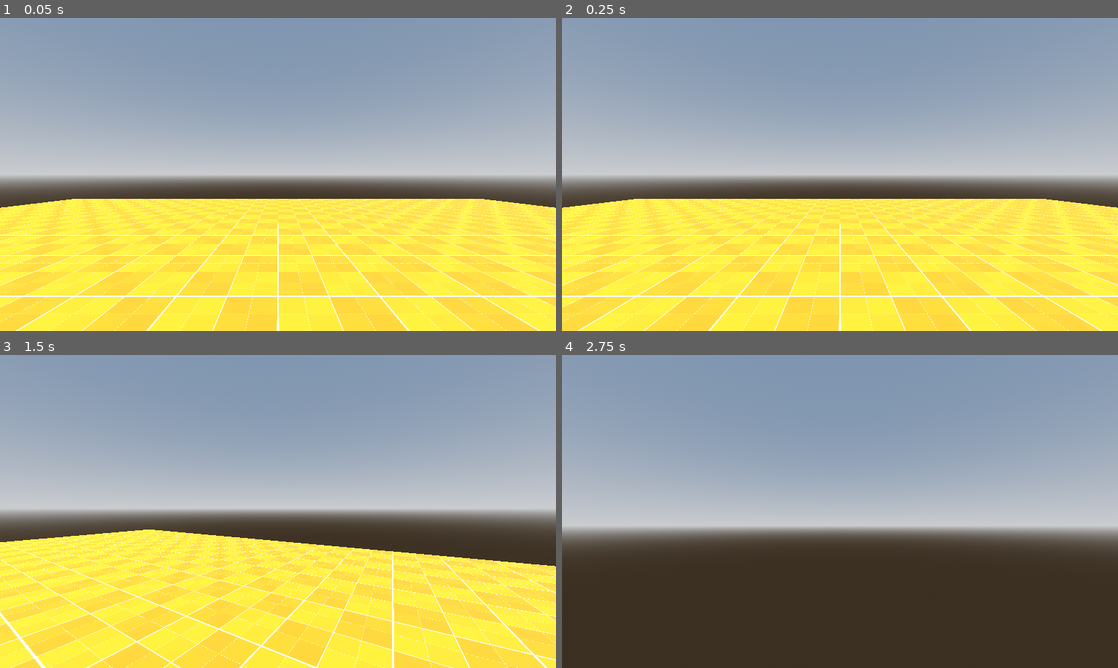
Above: before the commit, frames 1-4 (two rows, left to right).
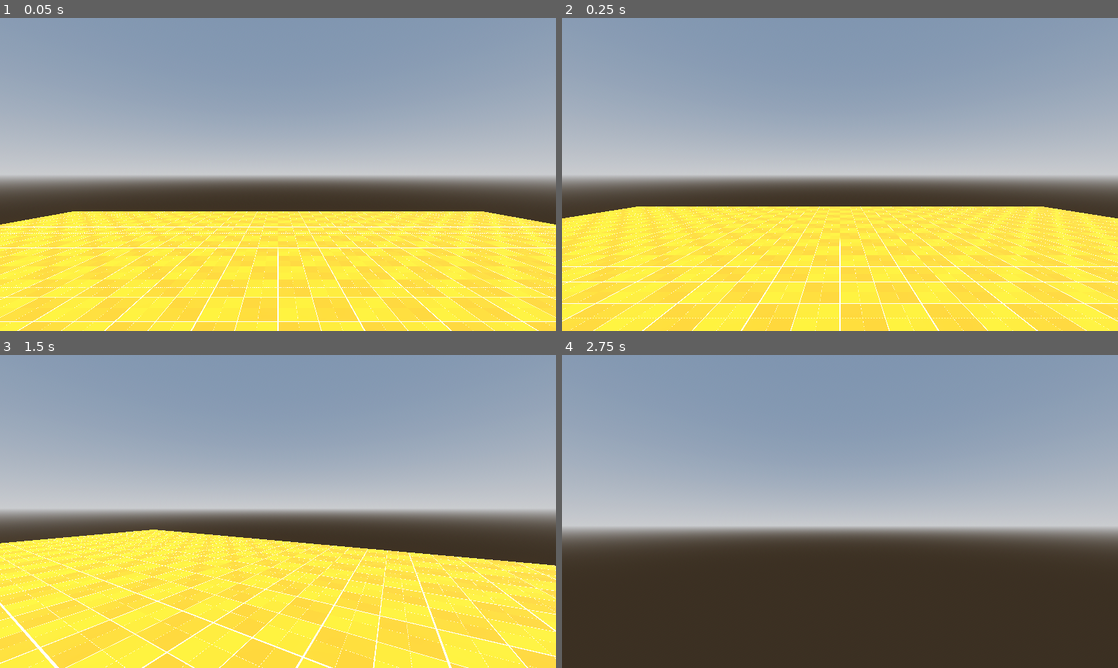
Above: after the commit, the same moments.

Repository: filipposoffiatti/basic-godot-fps-controller
Game: Godot game, scene res://Scenes/main.tscn
The game is run twice, just before and just after one commit, with the same random seed, the same clock (stepped at 60 frames per second) and the same inputs.
Inputs (mouse positions are in pixels of both pictures, inside the frame that each line leads up to):
- Up to frame 1 (0.05 s): no input
- Up to frame 2 (0.25 s): no input
- Up to frame 3 (1.5 s): move the mouse to (305, 511) at 0.52 s; hold C (Crouch, bound only after the commit) 0.53-1.28 s; hold W (Forward) from 0.53 s (still down); tap Space (Jump) at 0.77 s; move the mouse to (250, 511) at 1.27 s; tap Shift (Shift) at 1.35 s
- Up to frame 4 (2.75 s): keep holding W (Forward); tap Space (Jump) at 1.52 s; tap C (Crouch, bound only after the commit) at 1.55, 2.3 s; move the mouse to (851, 505) at 2.02 s; hold Ctrl (Sprint) from 2.03 s (still down)

The runs differ from the first frame. In frame 1, 13% of the frame differs, in the area x 0-100%, y 57-100%; in frame 2, 11%; in frame 3, 9.5%; in frame 4, nothing differs.

Commit message:
Updating common files

Diff:
--- a/Scenes/main.tscn
+++ b/Scenes/main.tscn
@@ -47,7 +47,7 @@
 [node name="Player" type="Node" parent="." unique_id=15803763]
 
 [node name="CharacterBody3D" type="CharacterBody3D" parent="Player" unique_id=810783452]
-transform = Transform3D(1, 0, 0, 0, 1, 0, 0, 0, 1, 0, 1, 0)
+transform = Transform3D(1, 0, 0, 0, 1, 0, 0, 0, 1, 0, 2, 0)
 script = ExtResource("1_jjgbg")
 
 [node name="MeshInstance3D" type="MeshInstance3D" parent="Player/CharacterBody3D" unique_id=1809792616]
--- a/project.godot
+++ b/project.godot
@@ -59,6 +59,11 @@
 "events": [Object(InputEventKey,"resource_local_to_scene":false,"resource_name":"","device":-1,"window_id":0,"alt_press …(191 unchanged characters)…
 ]
 }
+Crouch={
+"deadzone": 0.2,
+"events": [Object(InputEventKey,"resource_local_to_scene":false,"resource_name":"","device":-1,"window_id":0,"alt_pressed":false,"shift_pressed":false,"ctrl_pressed":false,"meta_pressed":false,"pressed":false,"keycode":0,"physical_keycode":67,"key_label":0,"unicode":99,"location":0,"echo":false,"script":null)
+]
+}
 
 [physics]
 
